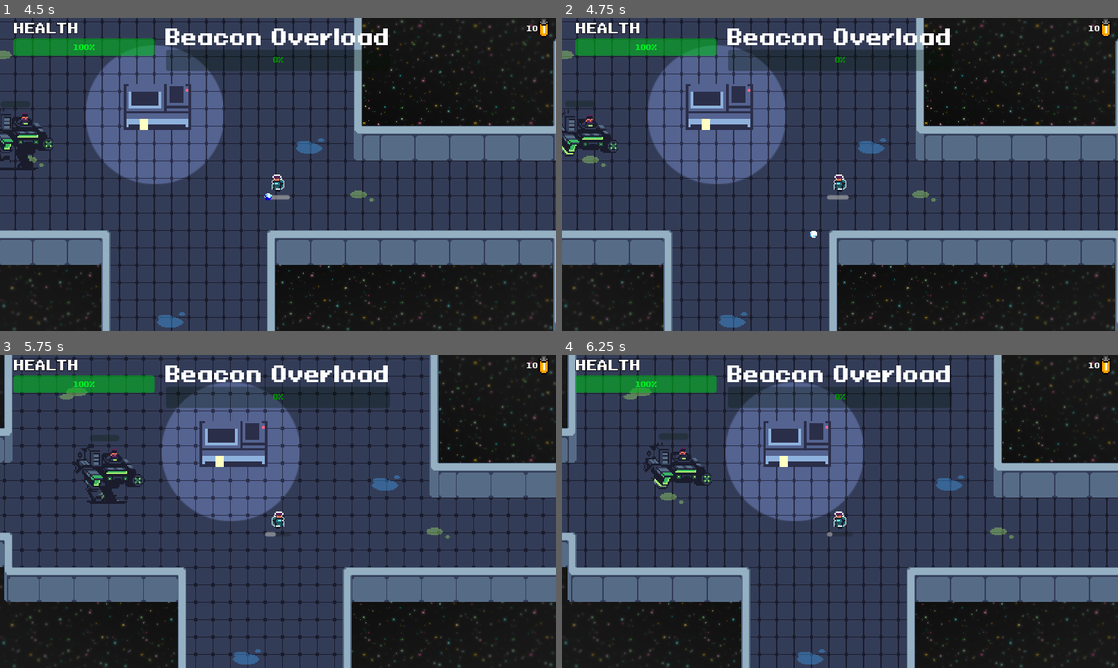
Above: before the commit, frames 1-4 (two rows, left to right).
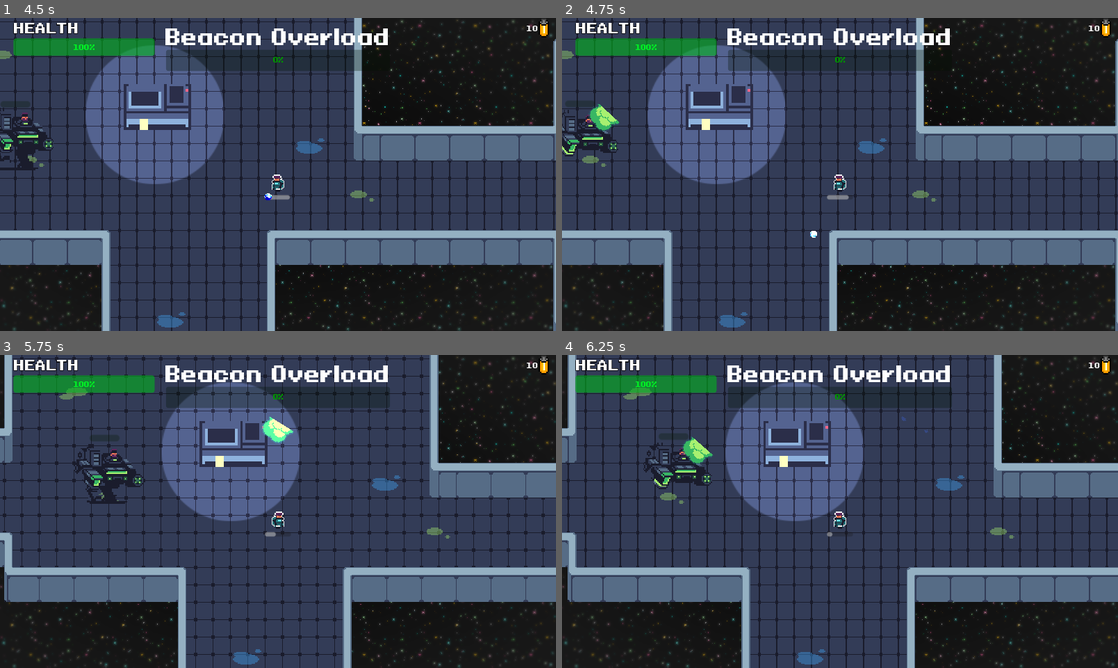
Above: after the commit, the same moments.

Repository: AugustanaCSC380January2024/final-game-solo
Game: Godot game, scene res://Scenes/main_menu.tscn
Two runs of this game, one before a commit and one after it. Both use one fixed random seed, a clock stepped at 60 frames per second and the inputs below. Sound files missing from this copy of the repository are replaced by a short silence.
Inputs (mouse positions are in pixels of both pictures, inside the frame that each line leads up to):
- Up to frame 1 (4.5 s): click "New Game" at 0.5 s; click "Continue" at 1.25 s; move the mouse to (400, 158) at 2.02 s; hold Right (ui_right) 2.03-2.75 s; tap E (interact) at 2.1, 3.6 s; click (400, 158) at 2.17 s; drag from (166, 190) to (239, 105) at 2.77 s; move the mouse to (333, 105) at 3.52 s; hold Right (ui_right) 3.53-4.25 s; drag from (250, 237) to (16, 127) at 4.27 s
- Up to frame 2 (4.75 s): no input
- Up to frame 3 (5.75 s): move the mouse to (444, 558) at 5.02 s; hold Left (ui_left) from 5.03 s (still down); tap E (interact) at 5.1 s
- Up to frame 4 (6.25 s): release Left (ui_left) at 5.75 s; drag from (673, 464) to (756, 433) at 5.77 s

Frame 1 is identical in both runs. In frame 2, 0.3% of the frame differs, in the area x 4-11%, y 27-37%; in frame 3, 0.3%, in the area x 47-53%, y 19-29%; in frame 4, 0.3%.

Commit message:
Switched boss wave to projectile

Diff:
--- a/Scenes/Projectiles/energy_wave.tscn
+++ b/Scenes/Projectiles/energy_wave.tscn
@@ -1,7 +1,7 @@
 [gd_scene load_steps=10 format=3 uid="uid://behaganruci2v"]
 
 [ext_resource type="Texture2D" uid="uid://qwww6or4ikb0" path="res://Assets/Sprites/projectiles x1.png" id="1_aiu7r"]
-[ext_resource type="Script" path="res://Scripts/wave.gd" id="1_txmgo"]
+[ext_resource type="Script" path="res://Scripts/projectile.gd" id="1_wj7ao"]
 
 [sub_resource type="AtlasTexture" id="AtlasTexture_g68jx"]
 atlas = ExtResource("1_aiu7r")
@@ -50,10 +50,10 @@
 radius = 9.0
 height = 28.0
 
-[node name="Area2D" type="Area2D"]
+[node name="Area2D" type="Area2D" groups=["enemy_projectile"]]
 collision_layer = 16
 collision_mask = 35
-script = ExtResource("1_txmgo")
+script = ExtResource("1_wj7ao")
 
 [node name="AnimatedSprite2D" type="AnimatedSprite2D" parent="."]
 sprite_frames = SubResource("SpriteFrames_ftece")
